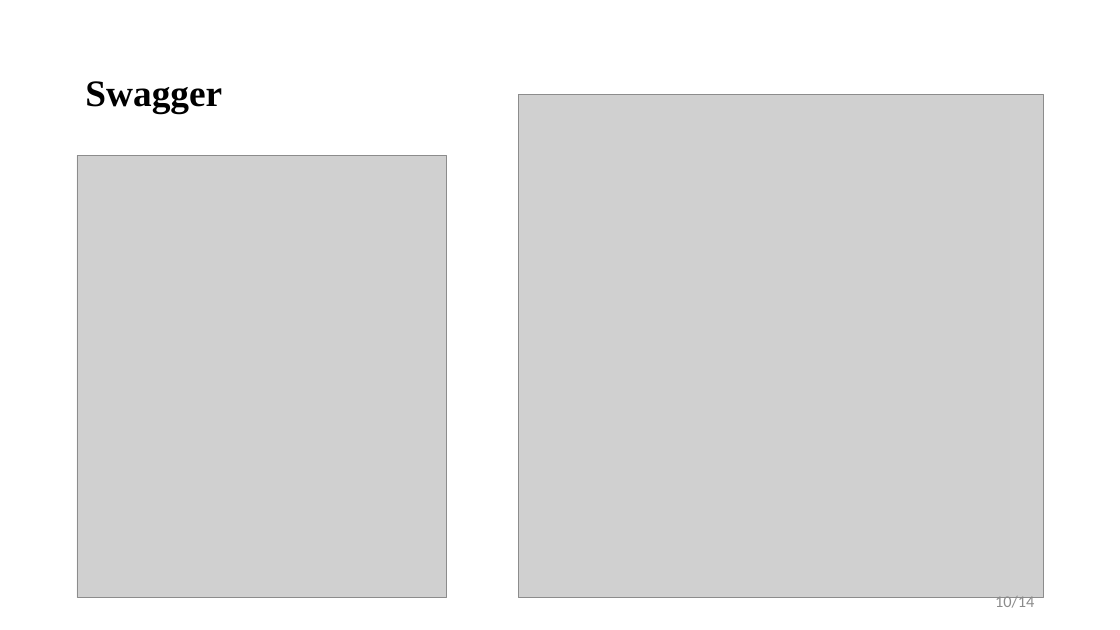
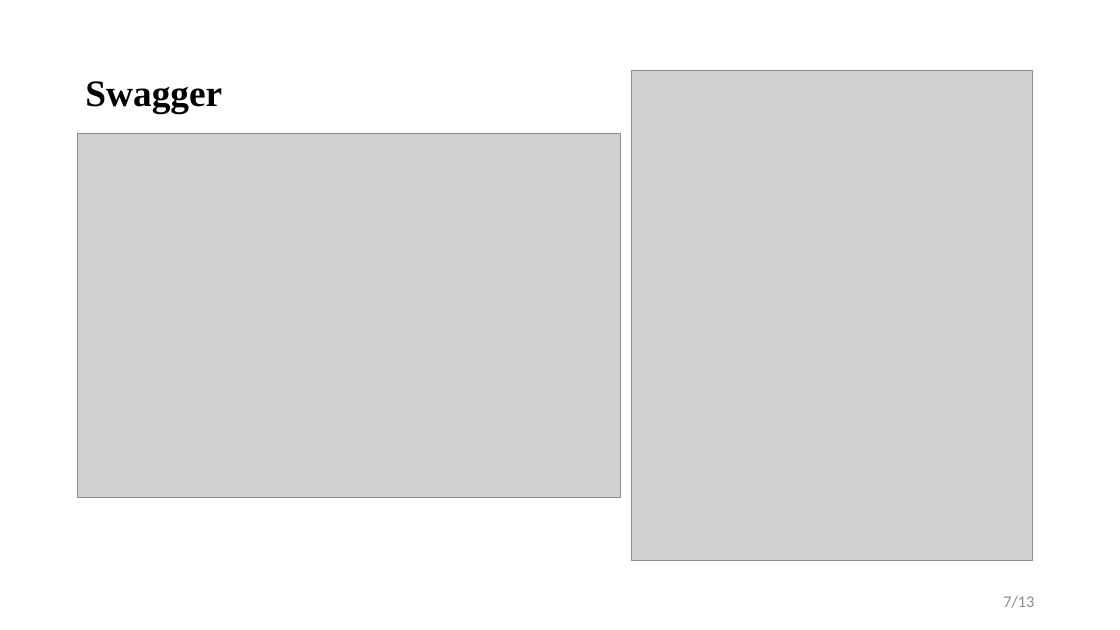
Before and after one commit to DenisBelashkov/UtilitatemMetris, a slide deck: slide 7 of Документация/Utilitatem Metris.pptx (slide 10 before the commit). Drawn at 1120x630 pixels with LibreOffice and Linux fonts; fonts in the diff are those of the drawing; grey boxes stand for pictures. Boxes give left, top, right and bottom in pixels: in the first picture for what was removed or moved away, otherwise in the second. Text is boxed around its words. In the diff, an @@ line names an element or a change of style, - is before the commit and + after.

```diff
--- a/Документация/Utilitatem Metris.pptx
+++ b/Документация/Utilitatem Metris.pptx
@@ picture: place and size @@
-picture at (518,94,1044,597)
+picture at (632,70,1033,560)
@@ picture: place and size @@
-picture at (77,155,447,598)
+picture at (77,133,621,497)
@@ page number at (1003,596,1034,608): text changed @@
-10/14
+7/13
```
Also in this commit, not shown: 5 other slides changed, 3 slides added, 4 slides removed, 3 other files.
